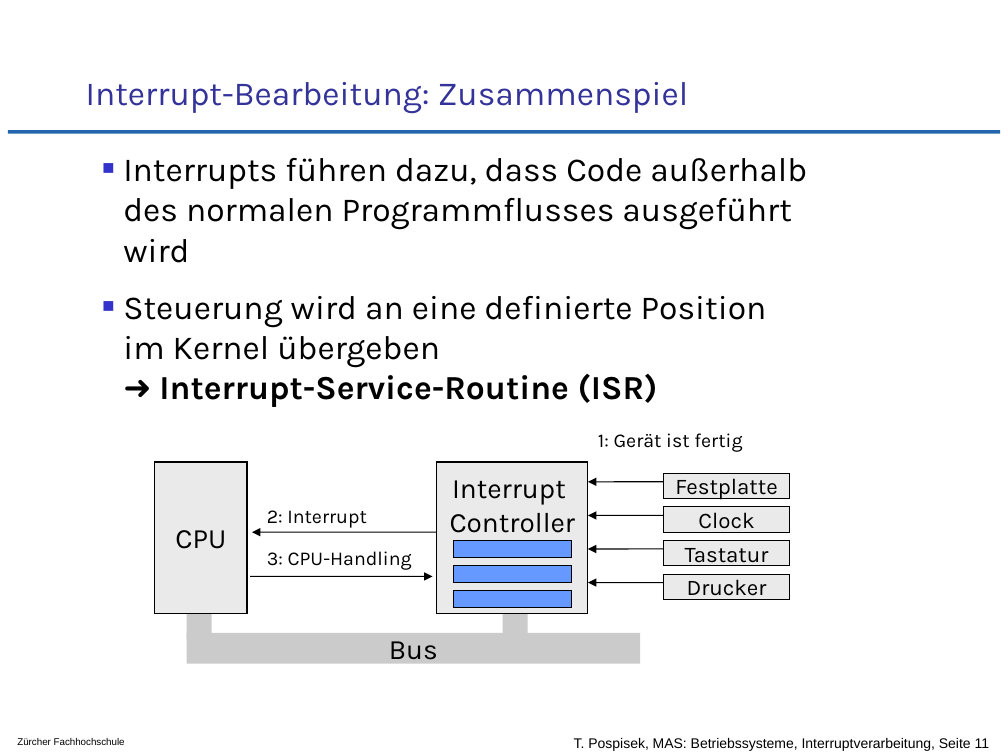
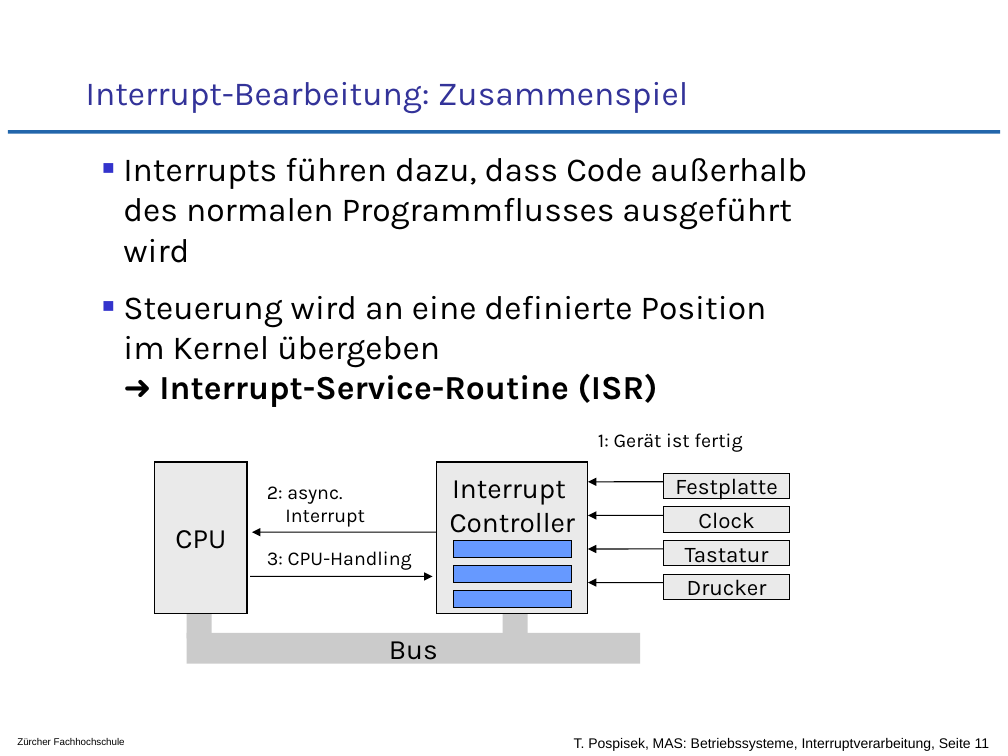
Before and after one commit to tpo/betriebssysteme, a slide deck: slide 11 of 04-3_Interruptverarbeitung_in_Betriebssystemen.odp. Drawn at 1008x756 pixels with LibreOffice and Linux fonts; fonts in the diff are those of the drawing; background and template pictures are left out. Boxes give left, top, right and bottom in pixels: in the first picture for what was removed or moved away, otherwise in the second. Text is boxed around its words. In the diff, an @@ line names an element or a change of style, - is before the commit and + after.

Commit message:
kleine Verbesserungen
S. 5 - Diagramme lesbarer gemacht
S.11 - präzisiert, dass Interrupts vom Interrupt Controller asynchron
       sind

```diff
--- a/04-3_Interruptverarbeitung_in_Betriebssystemen.odp
+++ b/04-3_Interruptverarbeitung_in_Betriebssystemen.odp
@@ text at box(267, 486, 365, 527): text changed @@
-2: Interrupt
+2: async.
+Interrupt
```
Also in this commit, not shown: 1 other slide changed.
